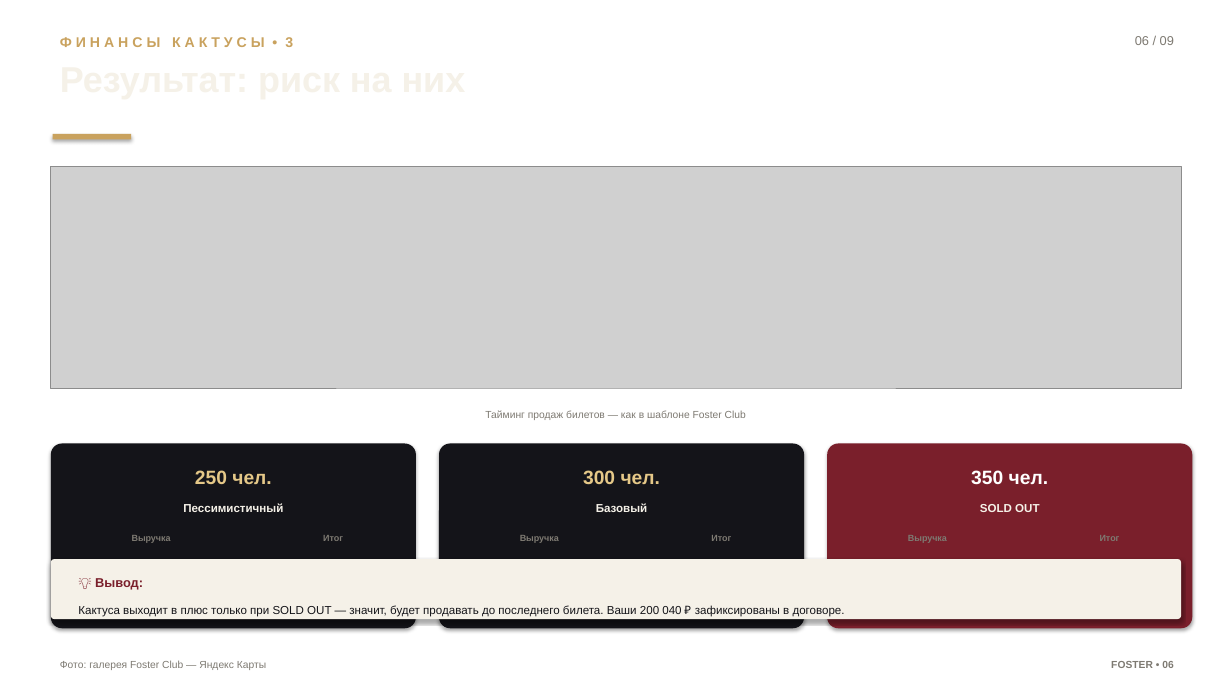
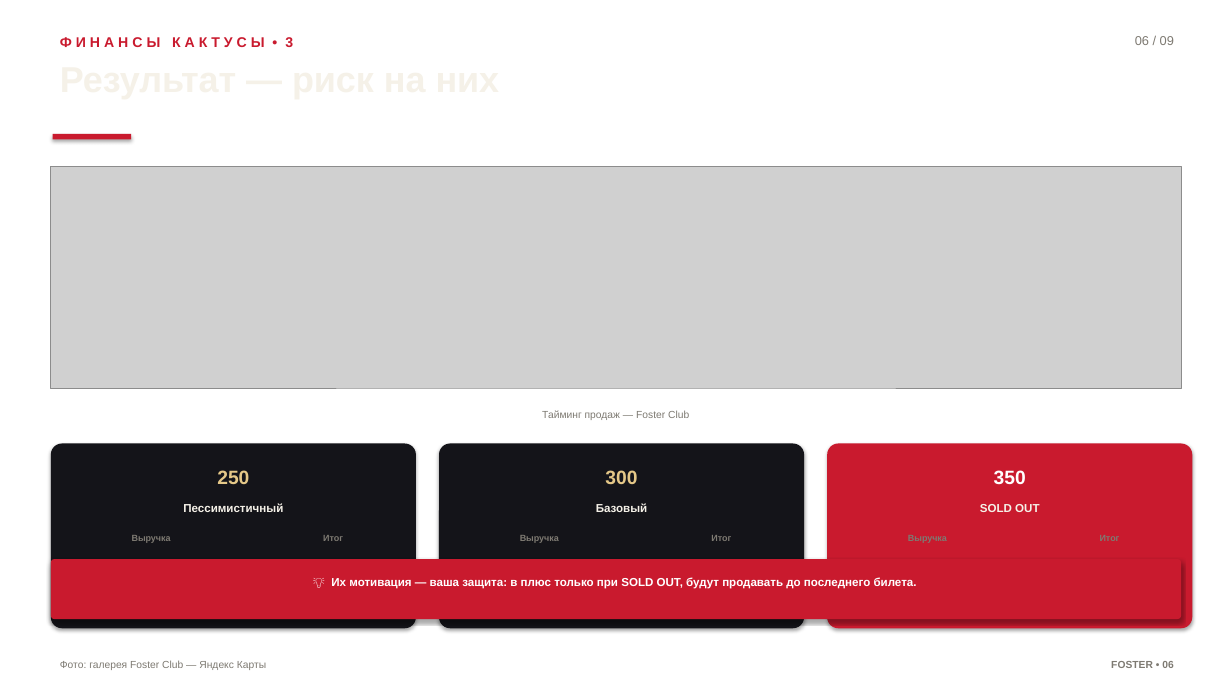
Before and after one commit to navruzhusainov-commits/vecherinka, a slide deck: slide 6 of Foster_Gleb_Noemy_Presentation.pptx. Drawn at 1232x693 pixels with LibreOffice and Linux fonts; fonts in the diff are those of the drawing; grey boxes stand for pictures. Boxes give left, top, right and bottom in pixels: in the first picture for what was removed or moved away, otherwise in the second. Text is boxed around its words. In the diff, an @@ line names an element or a change of style, - is before the commit and + after.

```diff
--- a/Foster_Gleb_Noemy_Presentation.pptx
+++ b/Foster_Gleb_Noemy_Presentation.pptx
@@ text "Ф И Н А Н ..." at bbox=[60, 37, 293, 47]: text colour #C9A25E to #C91A2E @@
@@ rectangle at bbox=[53, 134, 131, 140]: fill #C9A25E to #C91A2E @@
@@ text at bbox=[542, 410, 689, 420]: text changed @@
-Тайминг продаж билетов — как в шаблоне Foster Club
+Тайминг продаж — Foster Club
@@ rounded rectangle at bbox=[827, 444, 1192, 628]: fill #7A1F2B to #C91A2E @@
@@ text at bbox=[217, 470, 249, 484]: text changed @@
-250 чел.
+250
@@ text at bbox=[605, 470, 637, 484]: text changed @@
-300 чел.
+300
@@ text at bbox=[994, 470, 1026, 484]: text changed @@
-350 чел.
+350
@@ rounded rectangle at bbox=[51, 559, 1181, 619]: fill #F5F1E8 to #C91A2E @@
@@ text removed at bbox=[893, 558, 950, 572] @@
-1 190 000 ₽
@@ text removed at bbox=[1081, 558, 1127, 572] @@
-+69 960 ₽
@@ text removed at bbox=[95, 578, 143, 590] @@
-💡 Вывод:
@@ text at bbox=[331, 577, 917, 589]: text changed; text colour #141419 to #FFFFFF; bold on @@
-Кактуса выходит в плюс только при SOLD OUT — значит, будет продавать до последнего билета. Ваши 200 040 ₽ зафиксированы в договоре.
+💡 Их мотивация — ваша защита: в плюс только при SOLD OUT, будут продавать до последнего билета.
```
Also in this commit, not shown: 8 other slides changed, 10 other files.
